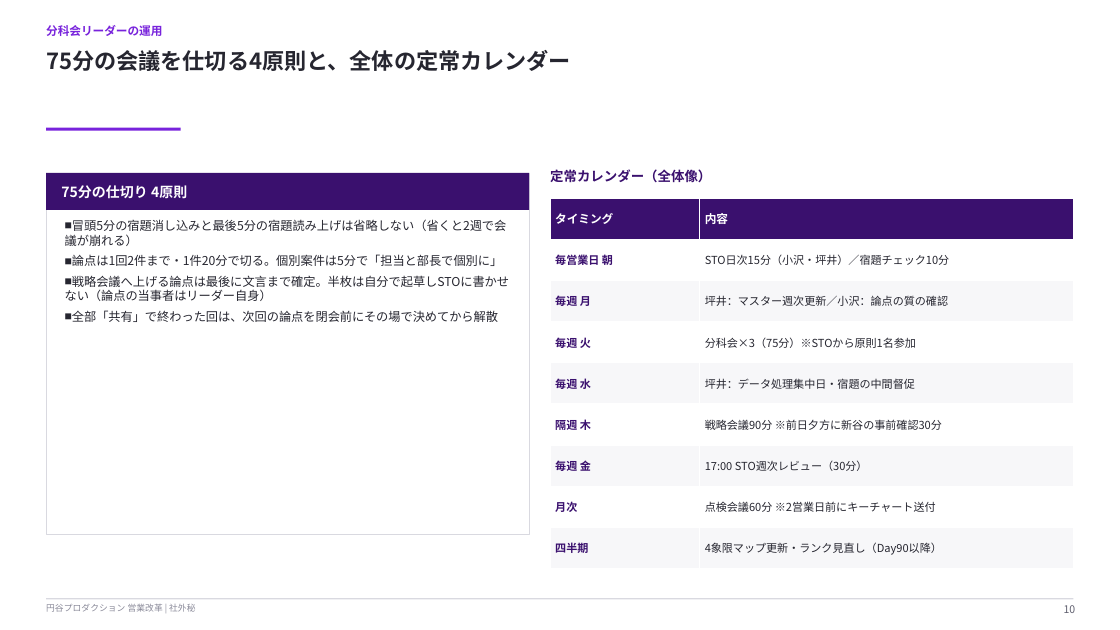
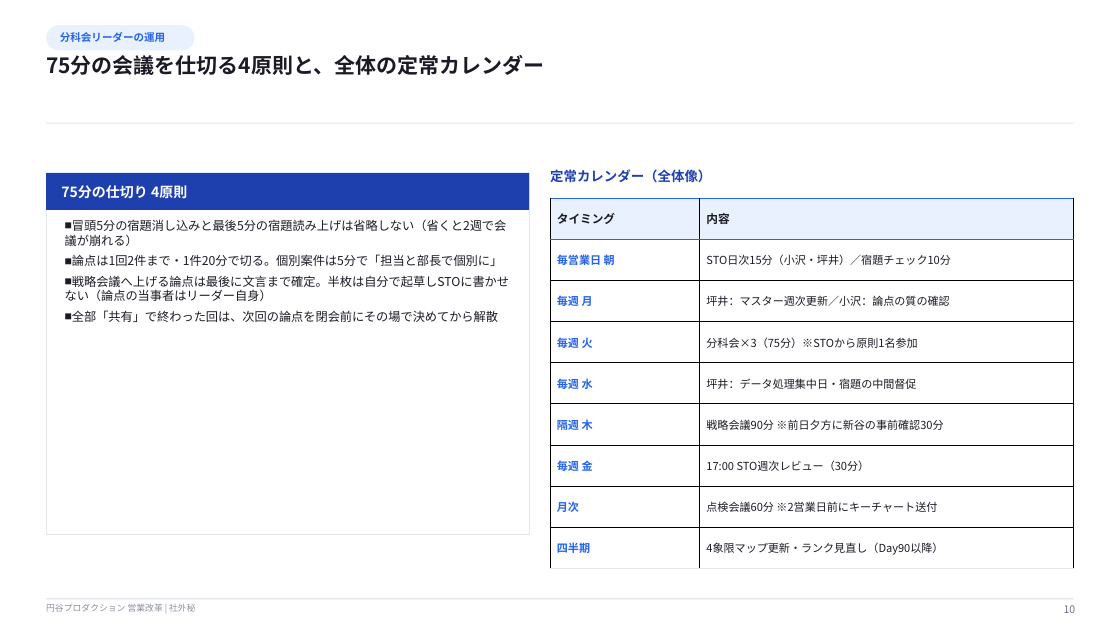
Before and after one commit to hayatoshintani-spe/kessho-lens, a slide deck: slide 10 of docs/営業改革_運用指南書_説明資料.pptx. Drawn at 1120x630 pixels with LibreOffice and Linux fonts; fonts in the diff are those of the drawing. Boxes give left, top, right and bottom in pixels: in the first picture for what was removed or moved away, otherwise in the second. Text is boxed around its words. In the diff, an @@ line names an element or a change of style, - is before the commit and + after.

```diff
--- a/docs/営業改革_運用指南書_説明資料.pptx
+++ b/docs/営業改革_運用指南書_説明資料.pptx
@@ rounded rectangle "分科会リーダーの運用": place and size @@
-rounded rectangle "分科会リーダーの運用" at bbox=[46, 25, 162, 36]
+rounded rectangle "分科会リーダーの運用" at bbox=[46, 25, 194, 50]
@@ rounded rectangle "分科会リーダーの運用" at bbox=[46, 25, 194, 50]: size 10 to 9 pt, text colour #7823DC to #2563EB; less space between paragraphs; vertical alignment top to middle; fill none to #EAF1FE @@
@@ text "75分の会議を仕切る4原則と、全体の定常カレンダー" at bbox=[46, 55, 544, 75]: size 19 to 18 pt, text colour #262630 to #1B1B26 @@
@@ rectangle removed at bbox=[46, 128, 181, 131] @@
@@ rectangle added at bbox=[46, 123, 1074, 124], fill #E5E7EB @@
@@ rectangle at bbox=[46, 173, 529, 210]: fill #3A106E to #1E40AF @@
@@ rectangle at bbox=[46, 173, 529, 534]: outline #D9D9E0 0.75 pt to #E5E7EB 0.75 pt @@
@@ text "定常カレンダー（全体像）" at bbox=[550, 169, 711, 183]: text colour #3A106E to #1E40AF @@
@@ table at bbox=[550, 198, 1074, 569] @@
@@ fill #3A106E to #EAF1FE in row 1 @@
@@ fill #F7F7F9 to #FFFFFF in 8 cells @@
@@ text colour #FFFFFF to #1B1B26 in "タイミング", "内容" @@
@@ text colour #3A106E to #2563EB in "毎営業日 朝", "毎週 月", "毎週 火", "毎週 水" and 4 more places @@
@@ text colour #262630 to #1B1B26 in "STO日次15分（小沢・坪井）／宿題チェック10分", "坪井：マスター週次更新／小沢：論点の質の確認", "分科会×3（75分）※STOから原則1名参加", "坪井：データ処理集中日・宿題の中間督促" and 4 more places @@
@@ borders changed @@
@@ text "10" at bbox=[1064, 605, 1076, 613]: text colour #5F5F6E to #6B7280 @@
```
Also in this commit, not shown: 12 other slides changed, 7 other files.
